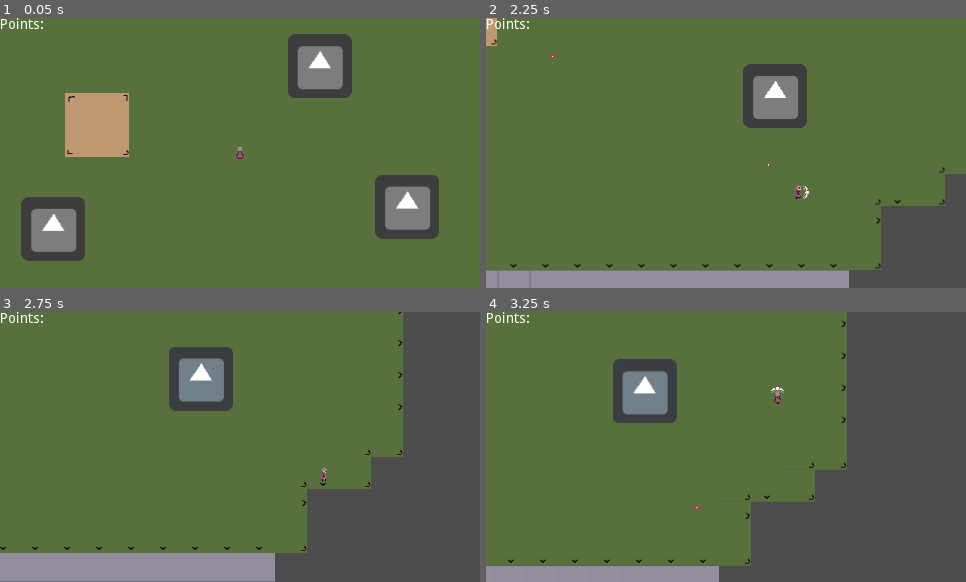
Above: before the commit, frames 1-4 (two rows, left to right).
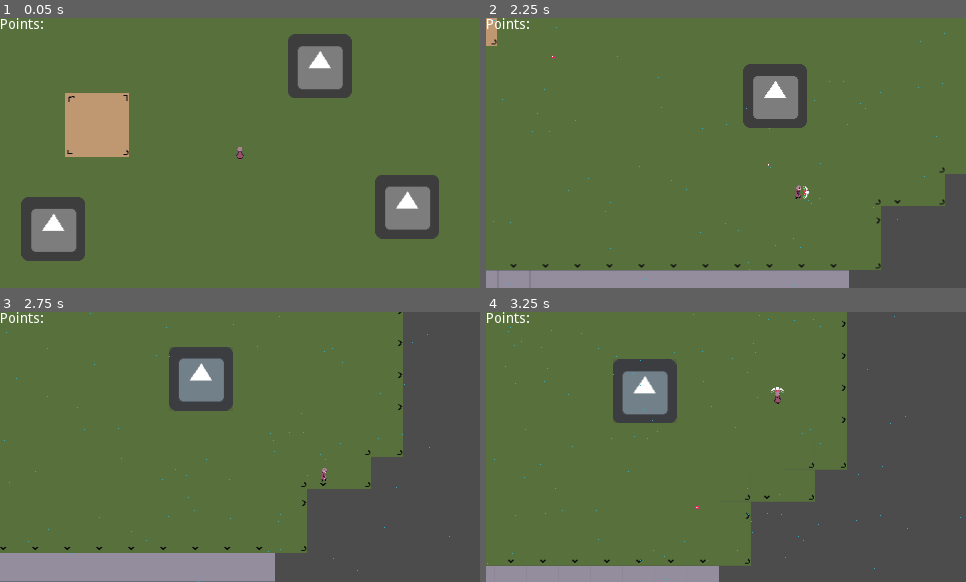
Above: after the commit, the same moments.

Repository: Struckdown/AGJ2020
Game: Godot game, scene res://Scenes/World.tscn
Same seed, same stepped clock (60 frames per second), same inputs: the game is played once before the commit and once after it. The engine's default icon, where the game draws it, is replaced by a stand-in: a white triangle on a blue panel in a dark square.
Inputs (mouse positions are in pixels of both pictures, inside the frame that each line leads up to):
- Up to frame 1 (0.05 s): no input
- Up to frame 2 (2.25 s): move the mouse to (831, 139) at 0.52 s; hold D (right) 0.53-1.28 s; click (831, 139) at 0.6 s; move the mouse to (630, 166) at 1.27 s; hold S (down) 1.28-2.03 s; click (630, 166) at 1.35 s; move the mouse to (774, 93) at 2.02 s; hold D (right) from 2.03 s (still down); click (774, 93) at 2.1 s
- Up to frame 3 (2.75 s): keep holding D (right)
- Up to frame 4 (3.25 s): move the mouse to (702, 501) at 2.77 s; release D (right) at 2.78 s; hold W (up) from 2.78 s (still down); click (702, 501) at 2.85 s

Frame 1 is identical in both runs. In frame 2, less than 0.1% of the frame differs, in the area x 1-96%, y 0-100%; in frame 3, less than 0.1%; in frame 4, less than 0.1%, in the area x 0-99%, y 0-100%.

Commit message:
Adding rain particle manager

Diff:
--- a/src/Scenes/World.tscn
+++ b/src/Scenes/World.tscn
@@ -1,10 +1,22 @@
-[gd_scene load_steps=6 format=2]
+[gd_scene load_steps=7 format=2]
 
 [ext_resource path="res://Scenes/Character.tscn" type="PackedScene" id=1]
 [ext_resource path="res://Scenes/UI.tscn" type="PackedScene" id=2]
 [ext_resource path="res://Scenes/ColorableObject.tscn" type="PackedScene" id=3]
 [ext_resource path="res://Scenes/LevelManager.tscn" type="PackedScene" id=4]
 [ext_resource path="res://Scenes/WorldTileset.tres" type="TileSet" id=5]
+
+[sub_resource type="ParticlesMaterial" id=1]
+emission_shape = 2
+emission_box_extents = Vector3( 300, 400, 1 )
+flag_disable_z = true
+direction = Vector3( 1, 2, 0 )
+spread = 0.0
+gravity = Vector3( 0, 0, 0 )
+initial_velocity = 153.27
+orbit_velocity = 0.0
+orbit_velocity_random = 0.0
+color = Color( 0.207843, 0.682353, 0.780392, 1 )
 
 [node name="World" type="Node2D"]
 __meta__ = {
@@ -37,3 +49,9 @@
 
 [node name="LevelManager" parent="." instance=ExtResource( 4 )]
 UI_Path = NodePath("../UI")
+
+[node name="Particles2D" type="Particles2D" parent="."]
+position = Vector2( 239.282, 159.955 )
+amount = 600
+lifetime = 5.0
+process_material = SubResource( 1 )
